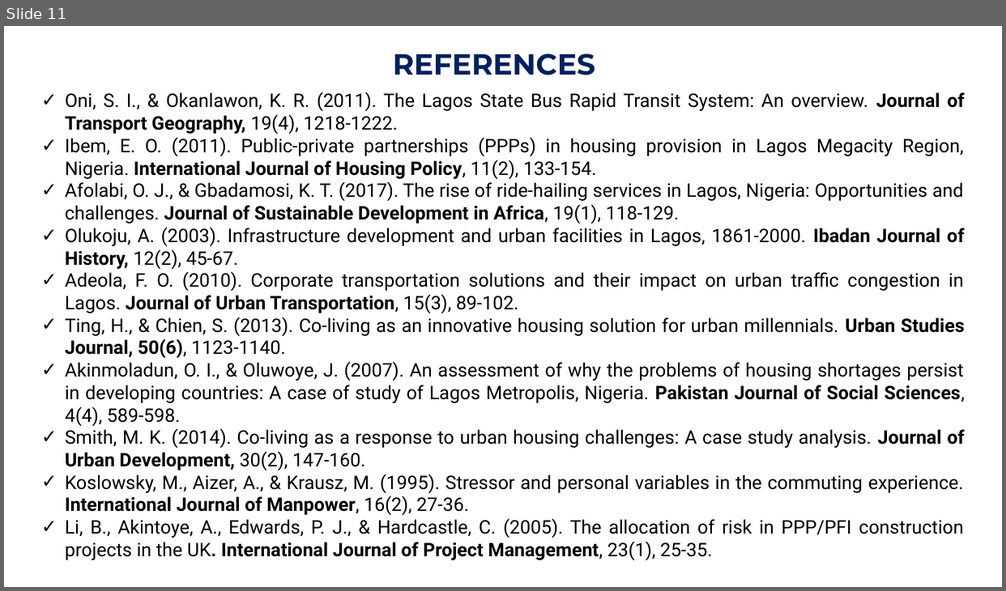
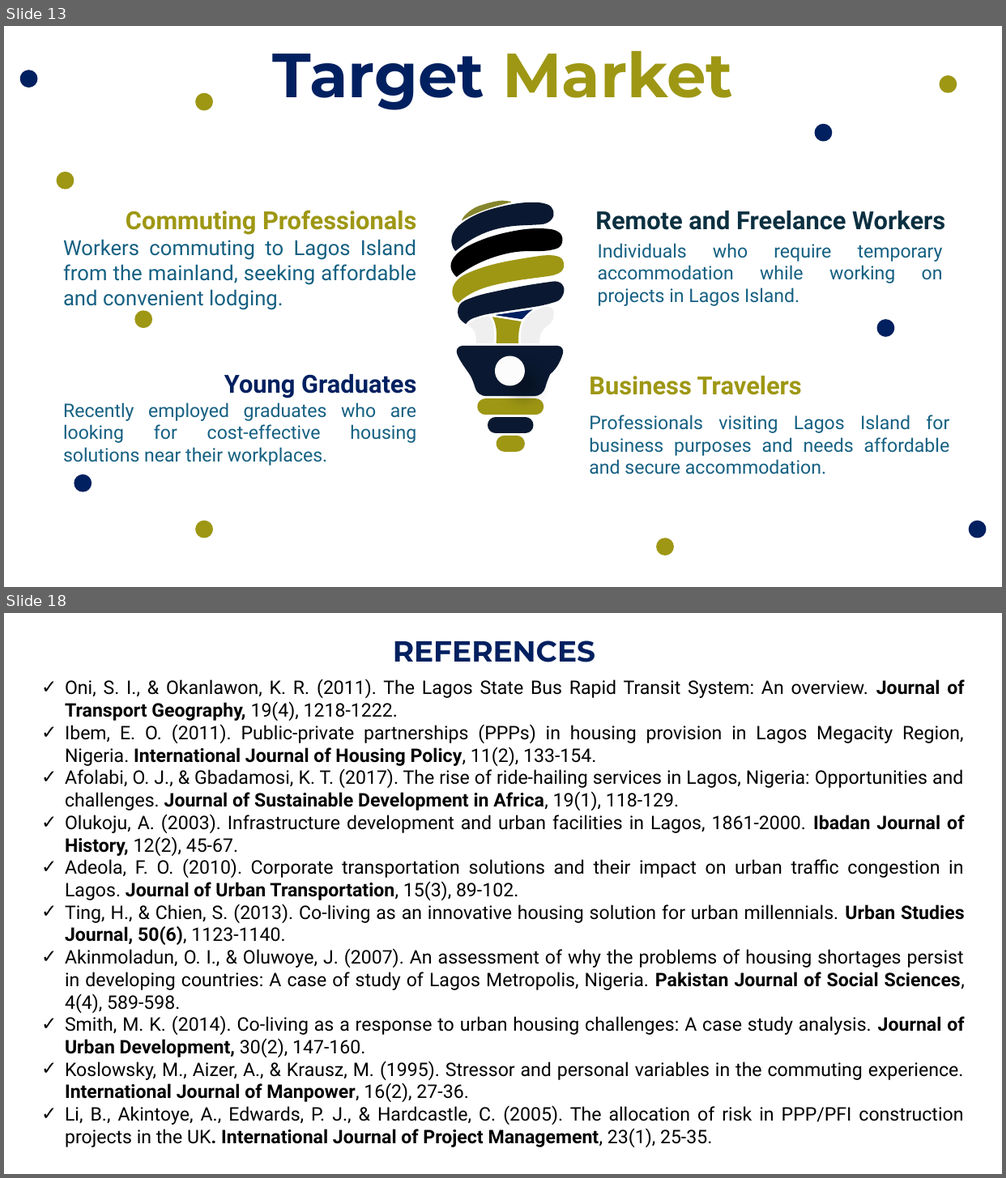
Before and after one commit to Gbekoilias/IslandRest-Hostel-Documentation, a slide deck: docs/Enhancing Hospitality IslandRest Hostel Operational Overview.pptx. Shown one above the other, each under a label of ours: slide 11 before the commit, slides 13 and 18 after it; the slides between them are not shown. The pictures are 1006x591 and 1006x1178 pixels, drawn with LibreOffice and Linux fonts; fonts in the diff are those of the drawing. Boxes give left, top, right and bottom in pixels: in the first picture for what was removed or moved away, otherwise in the second. Text is boxed around its words. In the diff, an @@ line names an element or a change of style, - is before the commit and + after.

```diff
--- a/docs/Enhancing Hospitality IslandRest Hostel Operational Overview.pptx
+++ b/docs/Enhancing Hospitality IslandRest Hostel Operational Overview.pptx
@@ slide 13 added at (x1=4, y1=26, x2=1002, y2=587), background #FFFFFF @@
@@ freeform shape added at (x1=19, y1=70, x2=39, y2=88), fill #002060 @@
@@ text added at (x1=273, y1=51, x2=733, y2=110), 60 pt, text #002060, bold @@
+Target Market
@@ freeform shape added at (x1=195, y1=92, x2=214, y2=111), fill #9E9714 @@
@@ freeform shape added at (x1=939, y1=75, x2=957, y2=93), fill #9E9714 @@
@@ freeform shape added at (x1=814, y1=123, x2=833, y2=142), fill #002060 @@
@@ freeform shape added at (x1=56, y1=171, x2=74, y2=190), fill #9E9714 @@
@@ text added at (x1=126, y1=210, x2=416, y2=235), 24 pt, text #9E9714, bold @@
+Commuting Professionals
@@ text added at (x1=595, y1=211, x2=945, y2=230), 24 pt, text #0B3041, bold @@
+Remote and Freelance Workers
@@ text added at (x1=63, y1=239, x2=416, y2=310), 20 pt, text #156082 @@
+Workers commuting to Lagos Island from the mainland, seeking affordable and convenient lodging.
@@ text added at (x1=598, y1=243, x2=943, y2=306), 18 pt, text #156082 @@
+Individuals who require temporary accommodation while working on projects in Lagos Island.
@@ freeform shape added at (x1=134, y1=310, x2=153, y2=328), fill #9E9714 @@
@@ freeform shape added at (x1=876, y1=318, x2=895, y2=337), fill #002060 @@
@@ group added at (x1=450, y1=200, x2=565, y2=453): 14 freeform shapes @@
@@ text added at (x1=224, y1=374, x2=416, y2=399), 24 pt, text #002060, bold @@
+Young Graduates
@@ text added at (x1=589, y1=376, x2=802, y2=395), 24 pt, text #9E9714, bold @@
+Business Travelers
@@ text added at (x1=63, y1=403, x2=416, y2=466), 18 pt, text #156082 @@
+Recently employed graduates who are looking for cost-effective housing solutions near their workplaces.
@@ text added at (x1=589, y1=415, x2=950, y2=475), 18 pt, text #156082 @@
+Professionals visiting Lagos Island for business purposes and needs affordable and secure accommodation.
@@ freeform shape added at (x1=74, y1=475, x2=92, y2=493), fill #002060 @@
@@ freeform shape added at (x1=195, y1=520, x2=214, y2=539), fill #9E9714 @@
@@ freeform shape added at (x1=968, y1=520, x2=987, y2=539), fill #002060 @@
@@ freeform shape added at (x1=656, y1=537, x2=675, y2=556), fill #9E9714 @@
@@ what was slide 11 is now slide 18 @@
```
Also in this commit, not shown: 1 slide changed, 7 other slides added, 1 slide removed.
